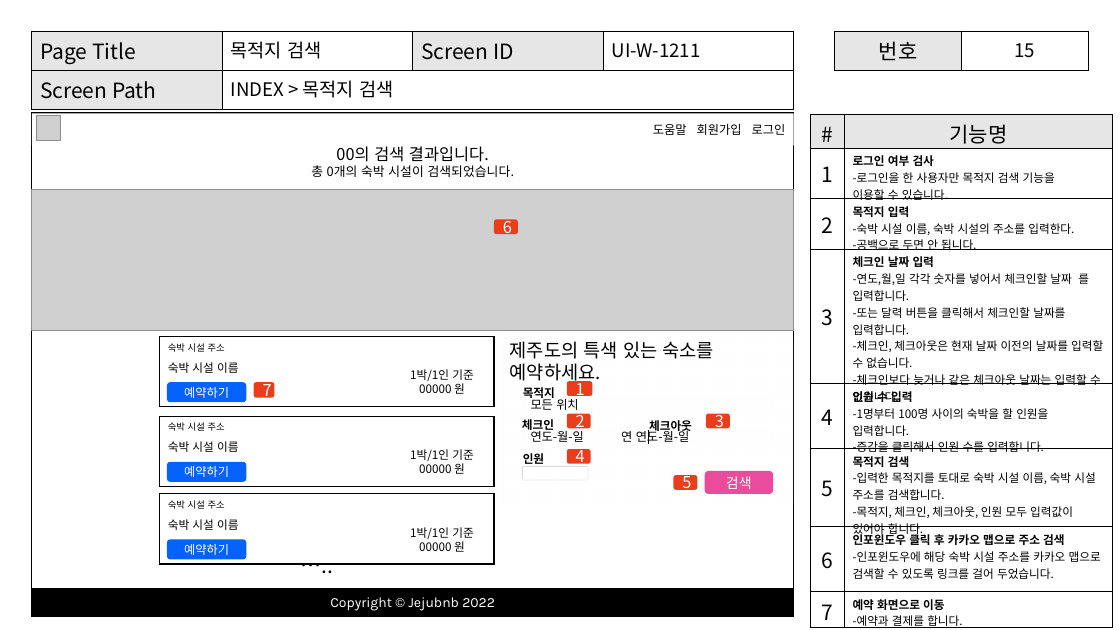
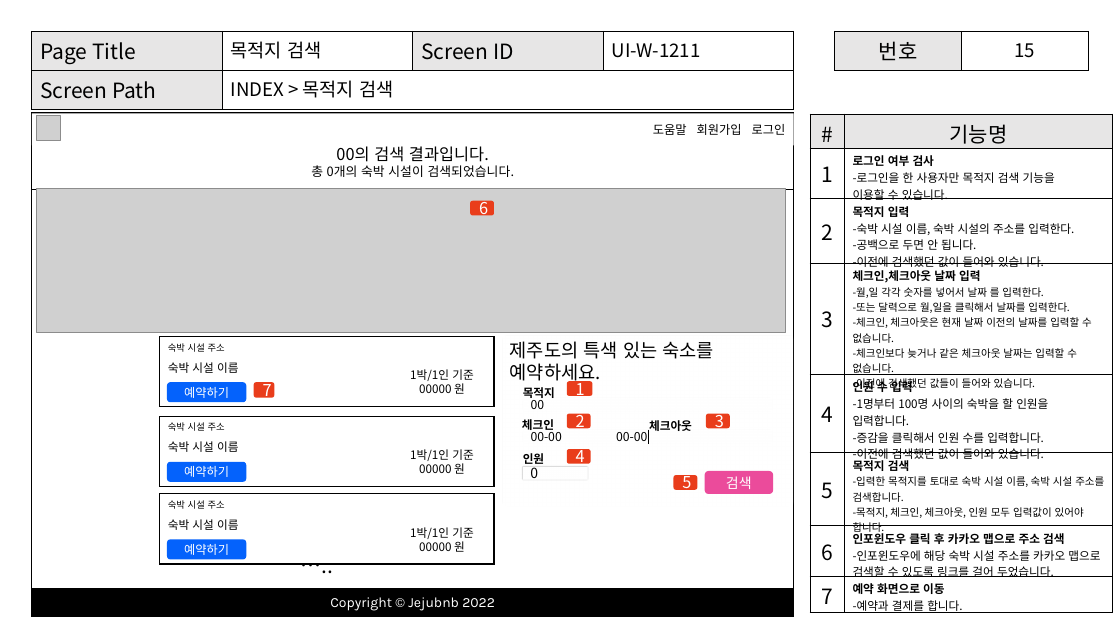
Before and after one commit to Shimcoding/AnywhereBnb, a slide deck: slide 35 of 제주관광비앤비_프로젝트.pptx. Drawn at 1120x630 pixels with LibreOffice and Linux fonts; fonts in the diff are those of the drawing; grey boxes stand for pictures; background and template pictures are left out. Boxes give left, top, right and bottom in pixels: in the first picture for what was removed or moved away, otherwise in the second. Text is boxed around its words. In the diff, an @@ line names an element or a change of style, - is before the commit and + after.

```diff
--- a/제주관광비앤비_프로젝트.pptx
+++ b/제주관광비앤비_프로젝트.pptx
@@ table at <box>811,114,1113,617</box> @@
-row 3, column 2: 목적지 입력 / -숙박 시설 이름, 숙박 시설의 주소를 입력한다. / -공백으로 두면 안 됩니다.
+row 3, column 2: 목적지 입력 / -숙박 시설 이름, 숙박 시설의 주소를 입력한다. / -공백으로 두면 안 됩니다. / -이전에 검색했던 값이 들어와 있습니다.
-row 4, column 2: 체크인 날짜 입력 / -연도,월,일 각각 숫자를 넣어서 체크인할 날짜 를 입력합니다. / -또는 달력 버튼을 클릭해서 체크인할 날짜를 입력합니다. / -체크인, 체크아웃은 현재 날짜 이전의 날짜를 입력할 수 없습니다. / -체크인보다 늦거나 같은 체크아웃 날짜는 입력할 수 없습니다.
+row 4, column 2: 체크인,체크아웃 날짜 입력 / -월,일 각각 숫자를 넣어서 날짜 를 입력한다. / -또는 달력으로 월,일을 클릭해서 날짜를 입력한다. / -체크인, 체크아웃은 현재 날짜 이전의 날짜를 입력할 수 없습니다. / -체크인보다 늦거나 같은 체크아웃 날짜는 입력할 수 없습니다. / -이전에 검색했던 값들이 들어와 있습니다.
-row 5, column 2: 인원 수 입력 / -1명부터 100명 사이의 숙박을 할 인원을 입력합니다. / -증감을 클릭해서 인원 수를 입력합니다.
+row 5, column 2: 인원 수 입력 / -1명부터 100명 사이의 숙박을 할 인원을 입력합니다. / -증감을 클릭해서 인원 수를 입력합니다. / -이전에 검색했던 값이 들어와 있습니다.
@@ size 10 to 9 pt in "-입력한 목적지를 토대로 숙박 시설 이름, 숙박 ...", "-목적지, 체크인, 체크아웃, 인원 모두 입력값이 있어야 ..." @@
@@ picture: place and size @@
-picture at <box>32,190,794,330</box>
+picture at <box>36,188,786,333</box>
@@ rounded rectangle "6": place and size @@
-rounded rectangle "6" at <box>494,219,518,234</box>
+rounded rectangle "6" at <box>471,201,494,215</box>
@@ text in rectangle at <box>531,397,545,409</box>: text changed @@
-모든 위치
+00
@@ text in rectangle at <box>531,429,647,441</box>: text changed @@
-연도-월-일 연 연도-월-일
+00-00 00-00
@@ text in rectangle at <box>530,467,538,478</box>: text added @@
+0
```
Also in this commit, not shown: 5 other slides changed, 4 other files.
